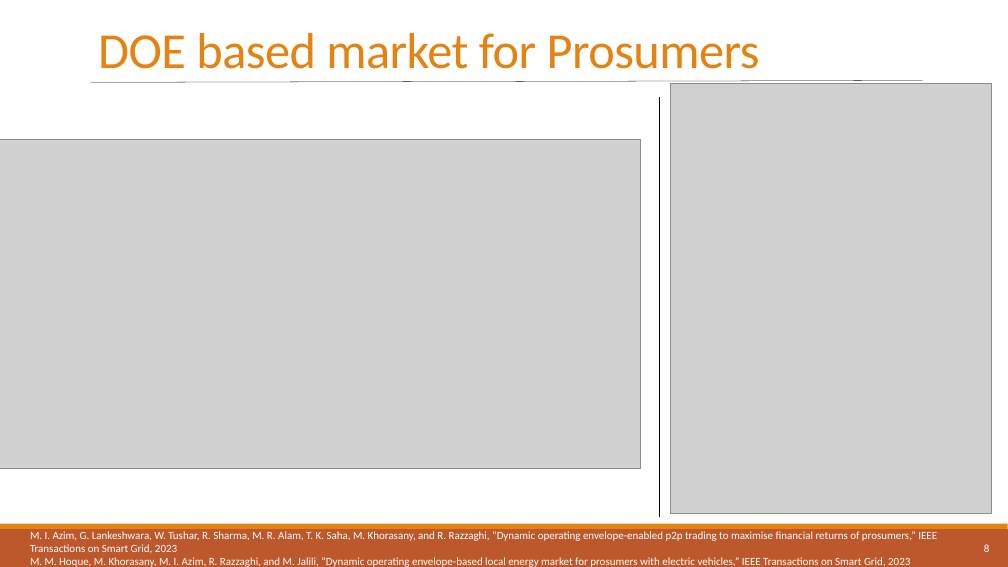
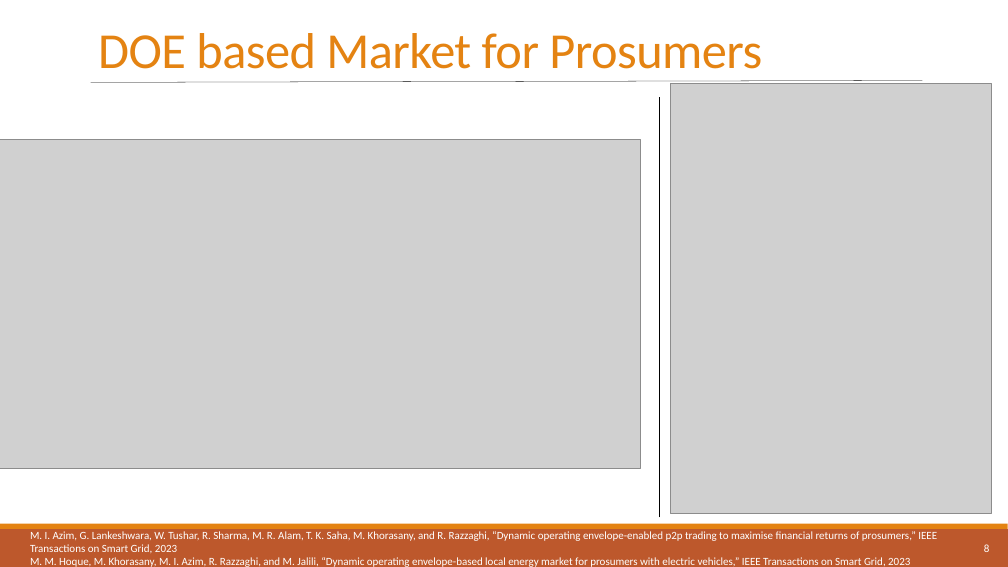
Before and after one commit to athuljosep/Power_System_Analysis, a slide deck: slide 8 of Seminar/Dynamic Operating Envelope.pptx. Drawn at 1008x567 pixels with LibreOffice and Linux fonts; fonts in the diff are those of the drawing; grey boxes stand for pictures. Boxes give left, top, right and bottom in pixels: in the first picture for what was removed or moved away, otherwise in the second. Text is boxed around its words. In the diff, an @@ line names an element or a change of style, - is before the commit and + after.

```diff
--- a/Seminar/Dynamic Operating Envelope.pptx
+++ b/Seminar/Dynamic Operating Envelope.pptx
@@ text at box(98, 33, 762, 69): text changed @@
-DOE based market for Prosumers
+DOE based Market for Prosumers
```
Also in this commit, not shown: 4 other slides changed, 1 slide added.
